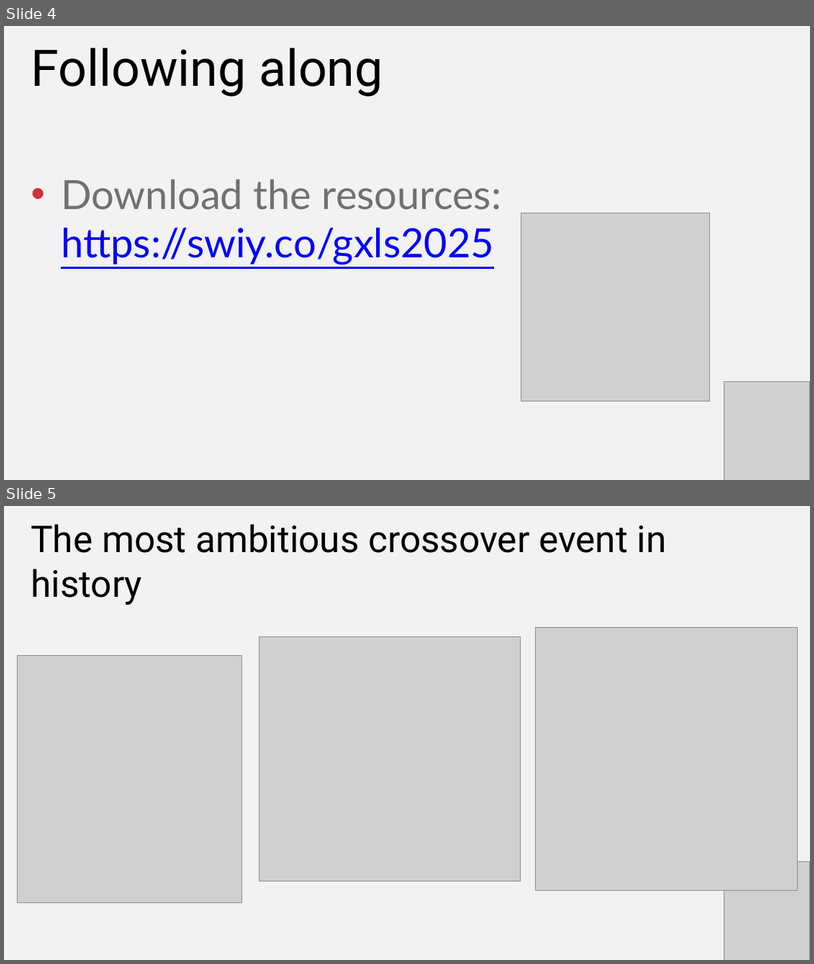
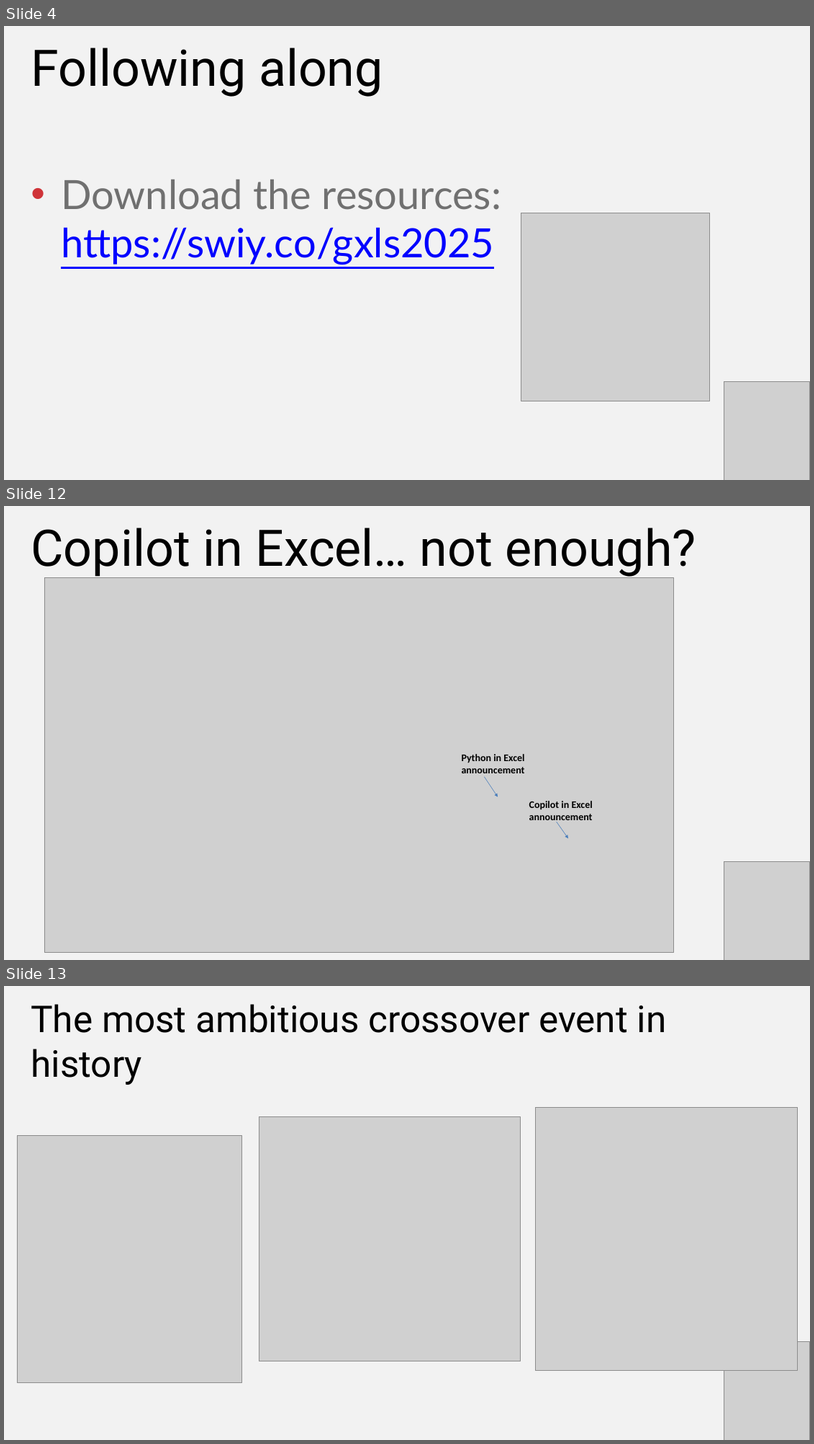
Before and after one commit to stringfestdata/xlgs-python-excel-copilot, a slide deck: xlgs-python-excel-copilot-slides.pptx. Shown one above the other, each under a label of ours: slides 4 and 5 before the commit, slides 4, 12 and 13 after it; the slides between them are not shown. The pictures are 814x964 and 814x1444 pixels, drawn with LibreOffice and Linux fonts; fonts in the diff are those of the drawing; grey boxes stand for pictures. Boxes give left, top, right and bottom in pixels: in the first picture for what was removed or moved away, otherwise in the second. Text is boxed around its words. In the diff, an @@ line names an element or a change of style, - is before the commit and + after.

```diff
--- a/xlgs-python-excel-copilot-slides.pptx
+++ b/xlgs-python-excel-copilot-slides.pptx
@@ slide 12 added at [4, 506, 810, 960], background #F2F2F2 @@
@@ text added at [31, 528, 697, 577], 90 pt, text #000000 @@
+Copilot in Excel… not enough?
@@ picture added at [44, 578, 674, 952] @@
@@ text added at [462, 754, 525, 773], 18 pt, text #000000, bold @@
+Python in Excel announcement
@@ arrow added from (485, 777) to (498, 797), #4B7EBC 0.75 pt @@
@@ text added at [530, 800, 593, 823], 18 pt, text #000000, bold @@
+Copilot in Excel announcement
@@ arrow added from (557, 821) to (568, 838), #4B7EBC 0.75 pt @@
@@ picture added at [725, 861, 810, 960] @@
@@ what was slide 5 is now slide 13 @@
```
Also in this commit, not shown: 2 slides changed, 7 other slides added.
